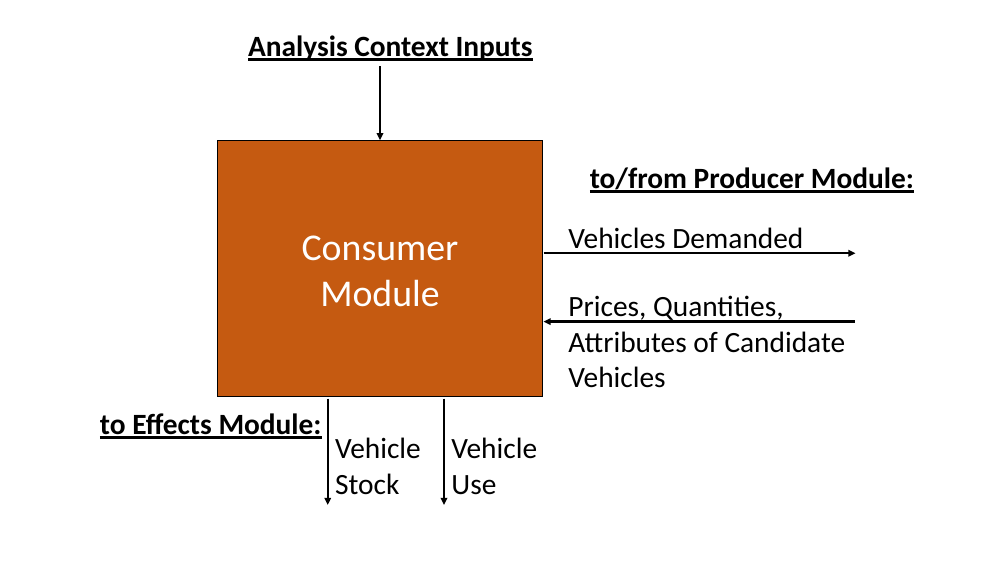
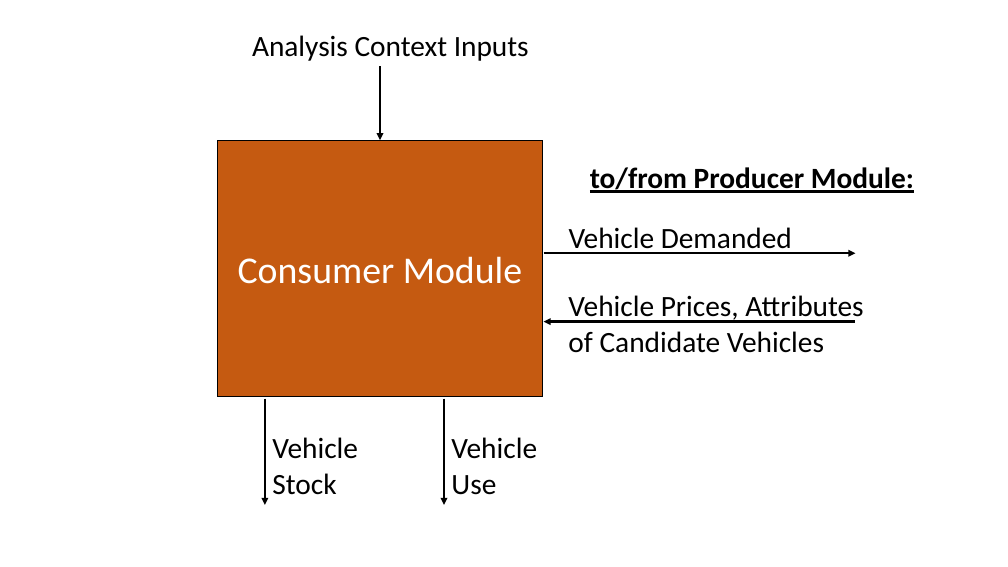
Before and after one commit to USEPA/EPA_OMEGA_Model, a slide deck: slide 5 of doc/source/_static/raw_figures.pptx. Drawn at 1008x567 pixels with LibreOffice and Linux fonts; fonts in the diff are those of the drawing. Boxes give left, top, right and bottom in pixels: in the first picture for what was removed or moved away, otherwise in the second. Text is boxed around its words. In the diff, an @@ line names an element or a change of style, - is before the commit and + after.

```diff
--- a/doc/source/_static/raw_figures.pptx
+++ b/doc/source/_static/raw_figures.pptx
@@ text "Analysis Context Inputs" at box(252, 35, 529, 61): bold off, underline off @@
@@ text at box(569, 227, 792, 254): text changed @@
-Vehicles Demanded
+Vehicle Demanded
@@ text in rectangle at box(238, 256, 522, 284): text changed @@
-Consumer
-Module
+Consumer Module
@@ text at box(568, 295, 863, 353): text changed @@
-Prices, Quantities, Attributes of Candidate Vehicles
+Vehicle Prices, Attributes of Candidate Vehicles
@@ text removed at box(100, 413, 322, 439) @@
-to Effects Module:
@@ arrow moved from (327, 399) - (327, 505) to (265, 399) - (265, 505) @@
@@ text "Vehicle Stock": place and size @@
-text "Vehicle Stock" at box(335, 437, 421, 495)
+text "Vehicle Stock" at box(272, 437, 358, 495)
```
Also in this commit, not shown: 4 other slides changed, 4 other files.
